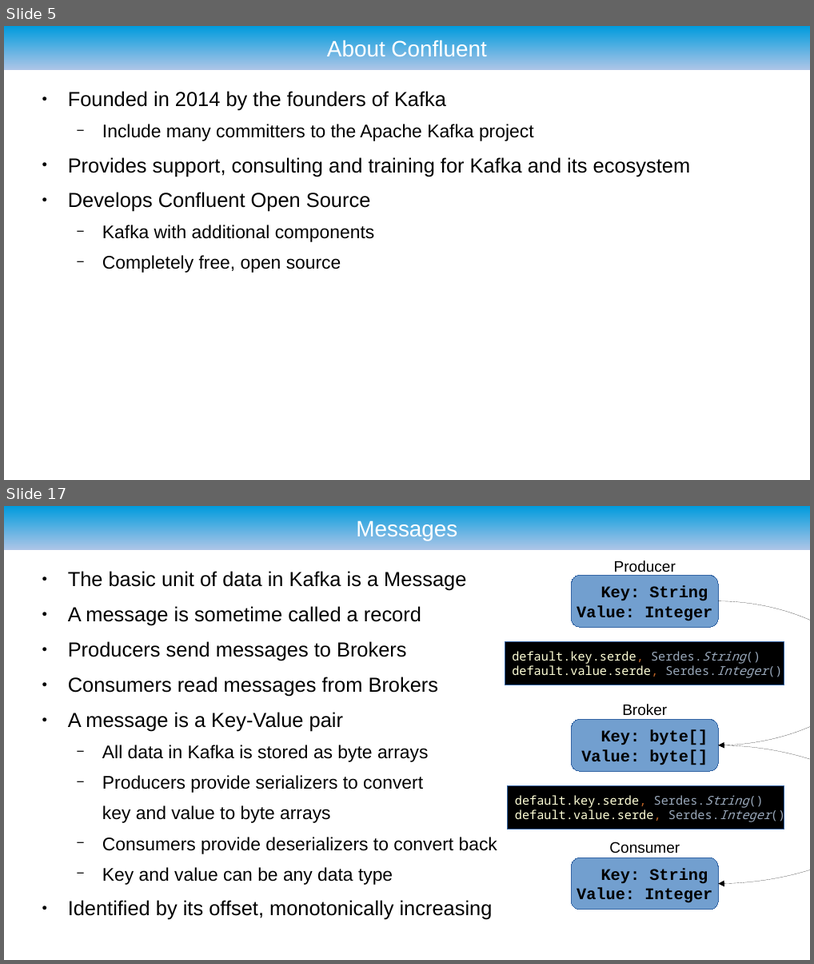
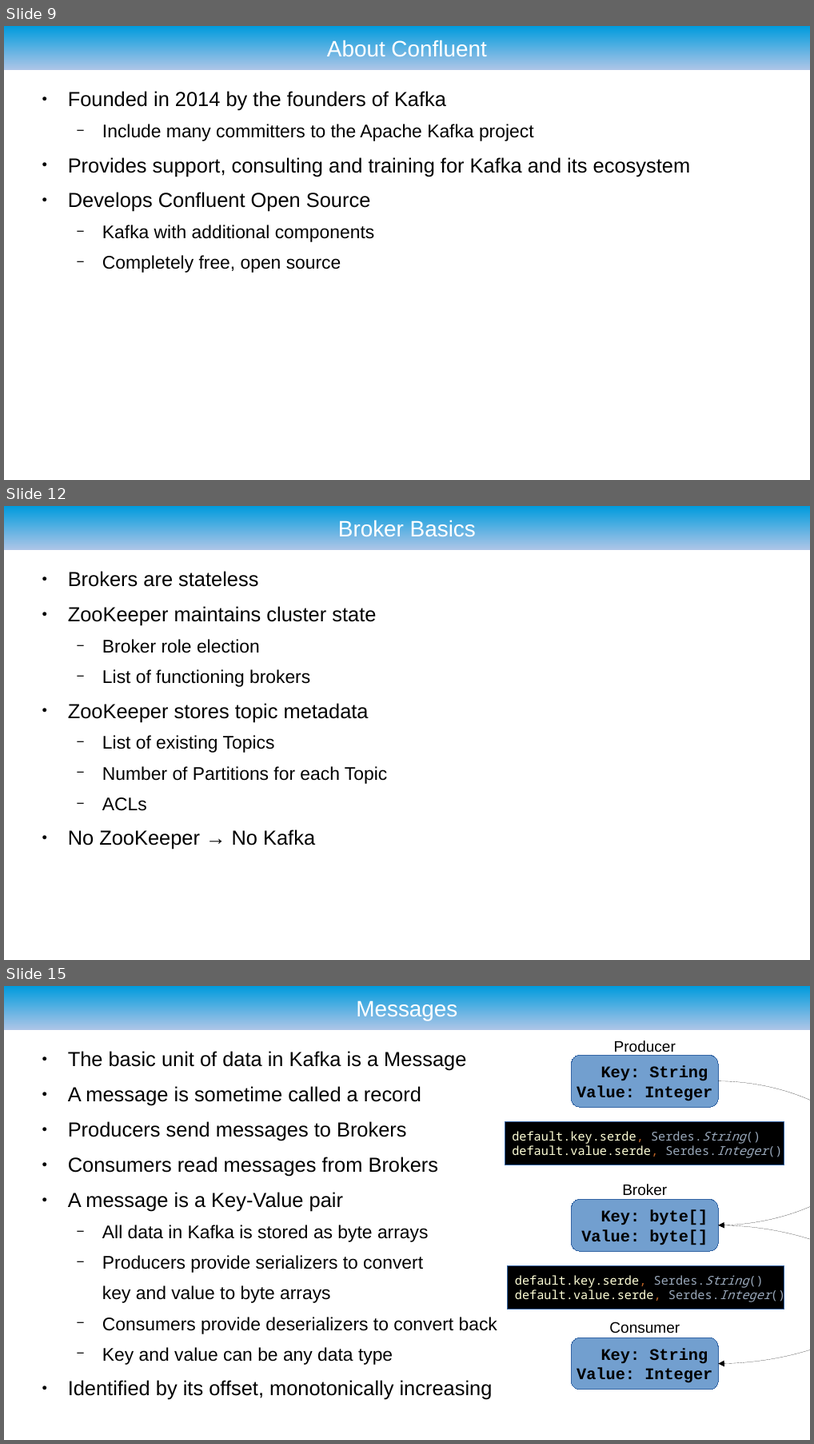
Before and after one commit to ryzlab/kafka-kompetensdag, a slide deck: doc/presentation-umejug.odp. Shown one above the other, each under a label of ours: slides 5 and 17 before the commit, slides 9, 12 and 15 after it; the slides between them are not shown. The pictures are 814x964 and 814x1444 pixels, drawn with LibreOffice and Linux fonts; fonts in the diff are those of the drawing; background and template pictures are left out. Boxes give left, top, right and bottom in pixels: in the first picture for what was removed or moved away, otherwise in the second. Text is boxed around its words. In the diff, an @@ line names an element or a change of style, - is before the commit and + after.

```diff
--- a/doc/presentation-umejug.odp
+++ b/doc/presentation-umejug.odp
@@ slide 12 added at box(4, 506, 810, 960), background #FFFFFF; not listed: 1 template element that a slide beside it also shows @@
@@ title added at box(338, 519, 476, 537), 22 pt, text #FFFFFF @@
+Broker Basics
@@ text added at box(68, 571, 387, 849), 20 pt, text #000000 @@
+● Brokers are stateless
+● ZooKeeper maintains cluster state
+  − Broker role election
+  − List of functioning brokers
+● ZooKeeper stores topic metadata
+  − List of existing Topics
+  − Number of Partitions for each Topic
+  − ACLs
+● No ZooKeeper → No Kafka
@@ what was slide 5 is now slide 9 @@
@@ what was slide 17 is now slide 15 @@
```
Also in this commit, not shown: 10 slides changed, 16 other slides added, 5 slides removed.
